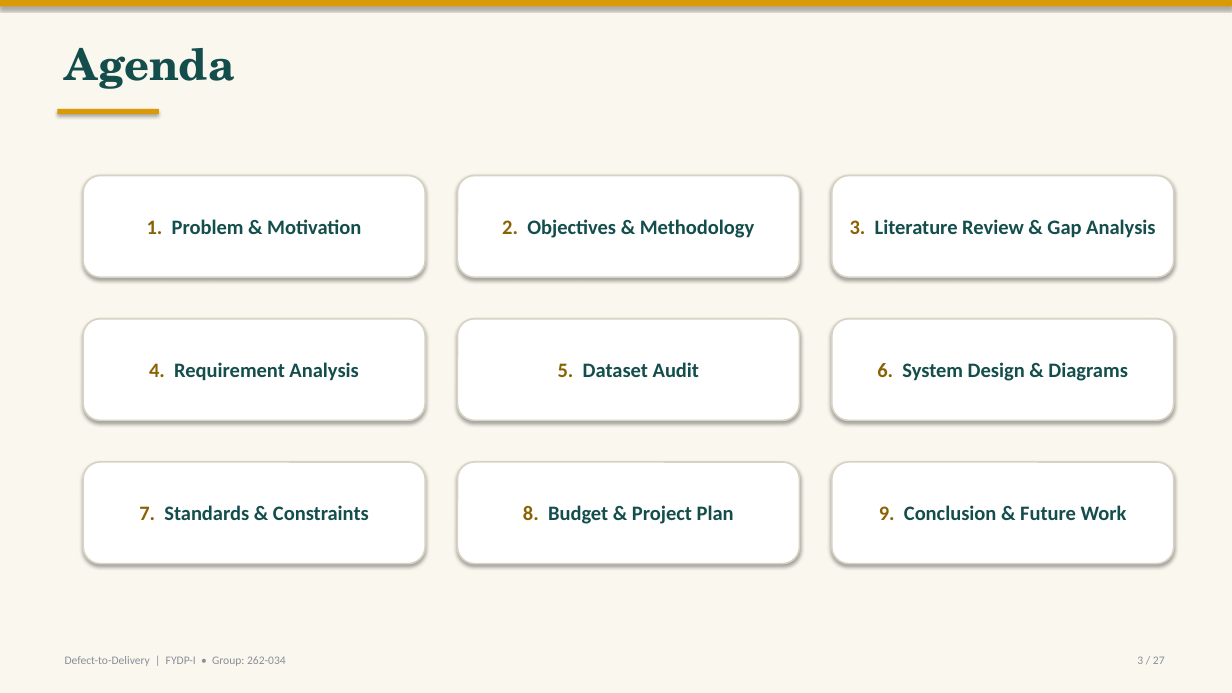
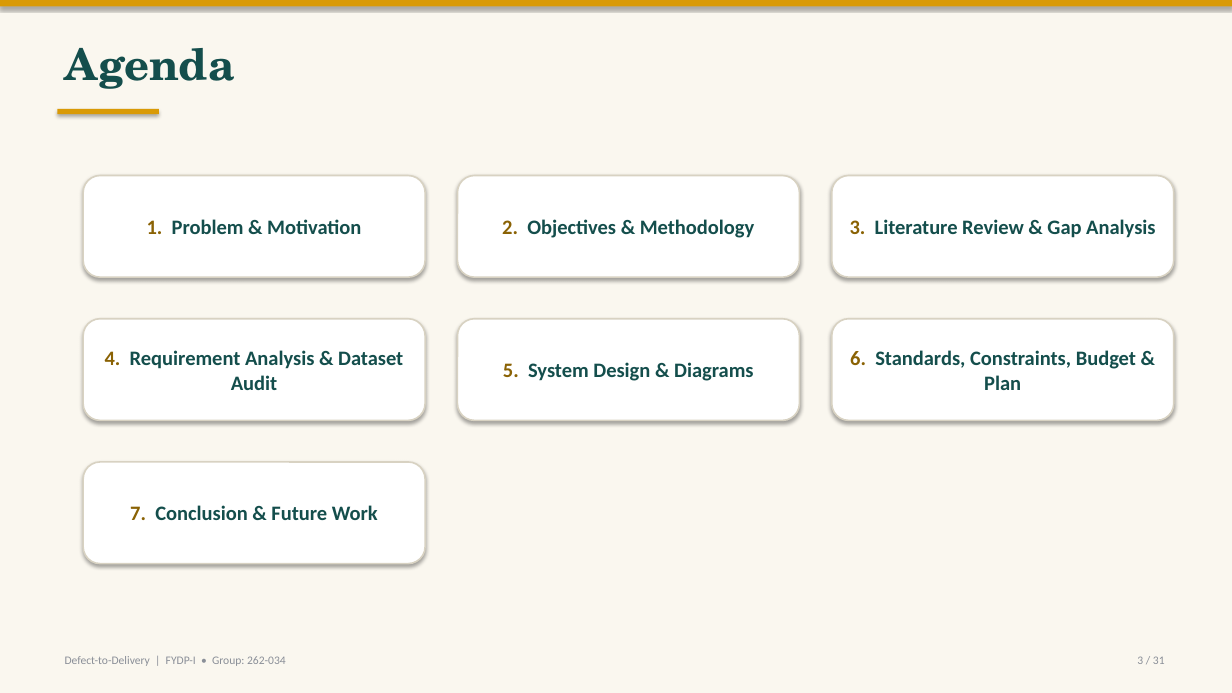
Before and after one commit to labib-ux/FYDP, a slide deck: slide 3 of slides/FYDP-I_Defect-to-Delivery.pptx. Drawn at 1232x693 pixels with LibreOffice and Linux fonts; fonts in the diff are those of the drawing. Boxes give left, top, right and bottom in pixels: in the first picture for what was removed or moved away, otherwise in the second. Text is boxed around its words. In the diff, an @@ line names an element or a change of style, - is before the commit and + after.

```diff
--- a/slides/FYDP-I_Defect-to-Delivery.pptx
+++ b/slides/FYDP-I_Defect-to-Delivery.pptx
@@ text in rounded rectangle at <box>105,350,403,390</box>: text changed @@
-4. Requirement Analysis
+4. Requirement Analysis & Dataset Audit
@@ text in rounded rectangle at <box>850,350,1136,390</box>: text changed @@
-6. System Design & Diagrams
+6. Standards, Constraints, Budget & Plan
@@ text in rounded rectangle at <box>503,362,754,381</box>: text changed @@
-5. Dataset Audit
+5. System Design & Diagrams
@@ rounded rectangle removed at <box>457,462,799,564</box> @@
-8. Budget & Project Plan
@@ rounded rectangle removed at <box>832,462,1174,564</box> @@
-9. Conclusion & Future Work
@@ text in rounded rectangle at <box>130,505,378,520</box>: text changed @@
-7. Standards & Constraints
+7. Conclusion & Future Work
@@ text at <box>1137,656,1165,664</box>: text changed @@
-3 / 27
+3 / 31
```
Also in this commit, not shown: 26 other slides changed, 2 slides added.
